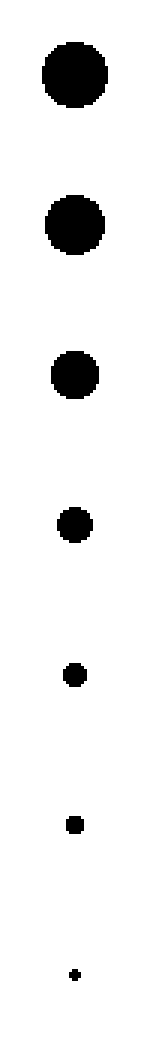
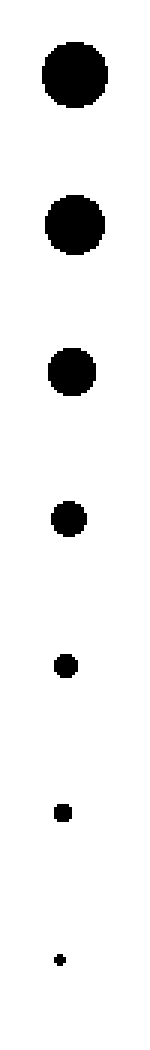
Before/after of a 150×1050 layered artwork. What changed in the layer stack:
renamed "Shadow marble sink" to "Shadow marble sink shifted", painted on it over (48, 348, 99, 981)
